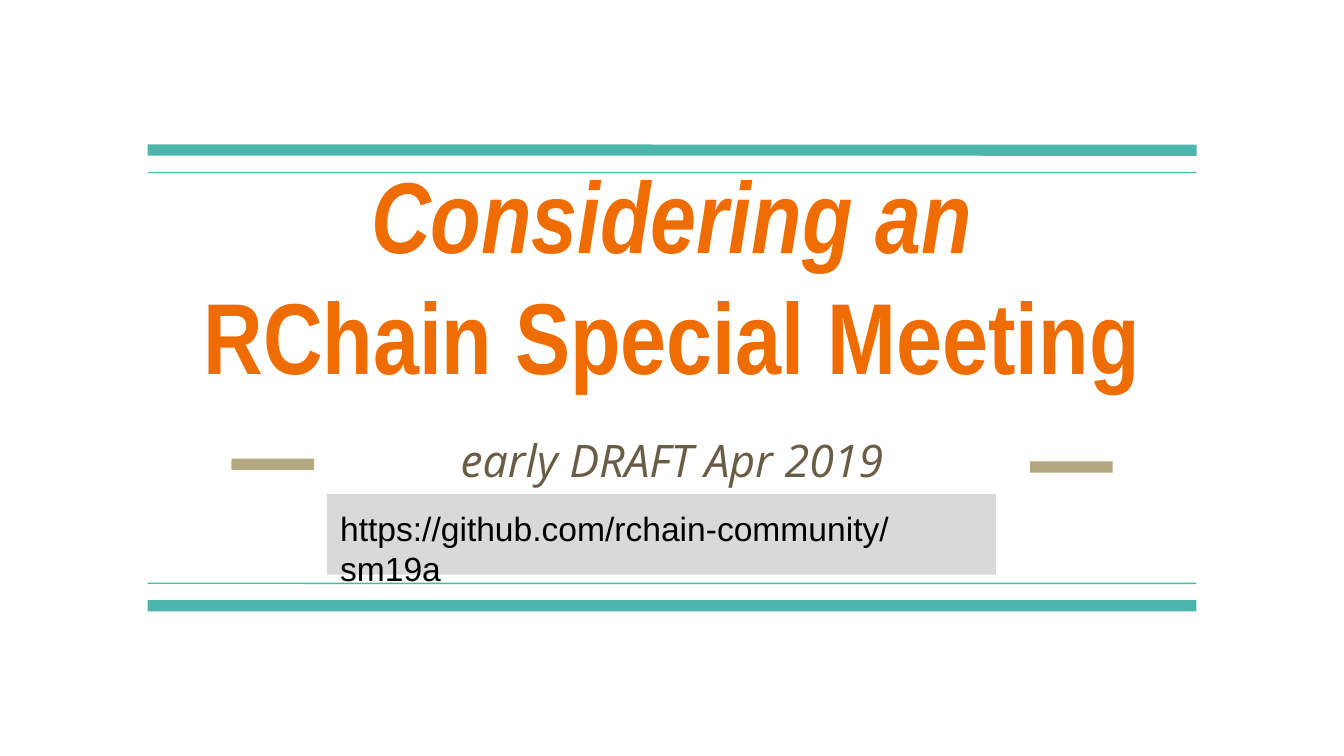
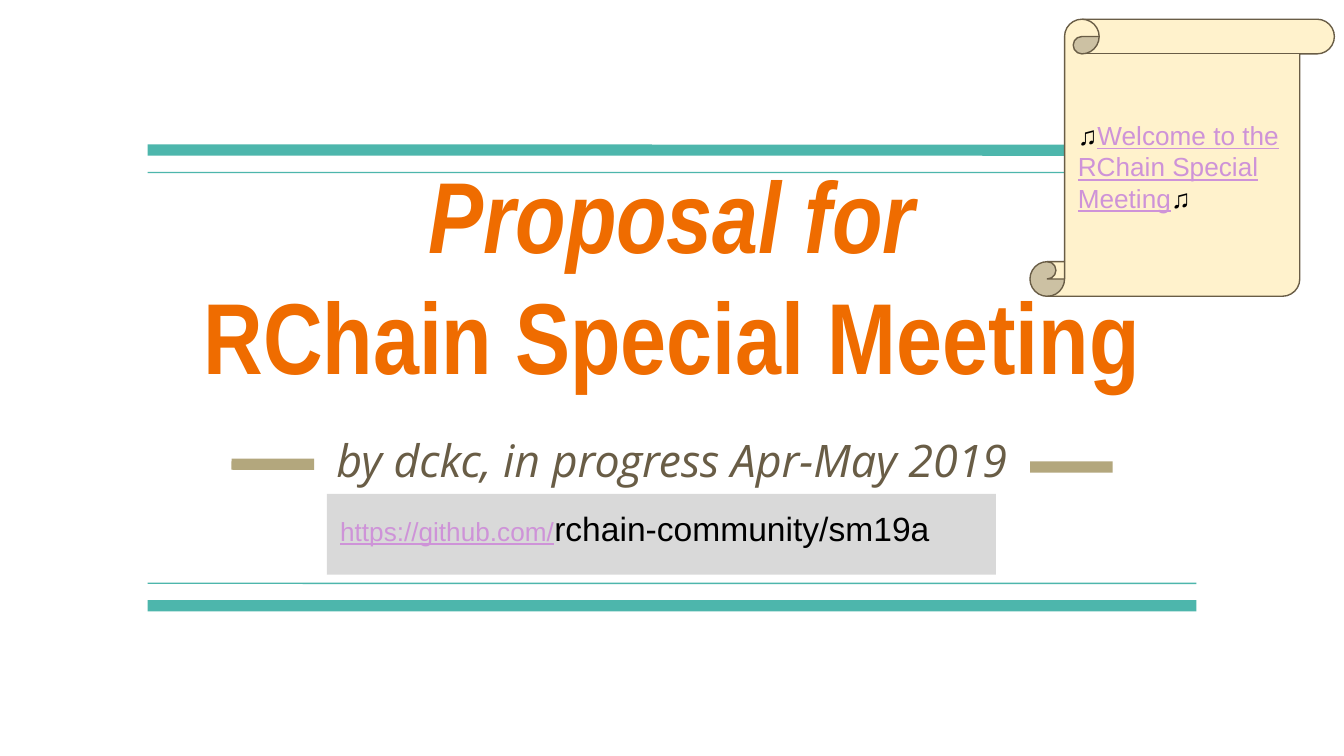
Before and after one commit to rchain-community/sm19a, a slide deck: slide 1 of sm19a-meeting-notes.odp. Drawn at 1344x756 pixels with LibreOffice and Linux fonts; fonts in the diff are those of the drawing. Boxes give left, top, right and bottom in pixels: in the first picture for what was removed or moved away, otherwise in the second. Text is boxed around its words. In the diff, an @@ line names an element or a change of style, - is before the commit and + after.

Commit message:
meeting slides as of May 4 session

```diff
--- a/sm19a-meeting-notes.odp
+++ b/sm19a-meeting-notes.odp
@@ vertical scroll added at [1030, 19, 1335, 296], fill #FFF2CC, outline #695D46 0.74 pt, 14 pt, text #CE93D8, underline @@
+♫Welcome to the RChain Special Meeting♫
@@ title at [204, 172, 1140, 392]: text changed @@
-Considering an
-RChain Special Meeting
+Proposal for
+RChain Special Meeting
@@ subtitle at [336, 443, 1007, 488]: text changed @@
-early DRAFT Apr 2019
+by dckc, in progress Apr-May 2019
@@ rectangle "https://github.com/rchain-community/sm19a" at [327, 495, 996, 575]: size 18 to 14 pt, text colour #000000 to #CE93D8, underline on in "https://github.com/rchain-community/sm19a" @@
```
Also in this commit, not shown: 4 other slides changed, 12 slides added, 1 slide removed, 2 other files.
